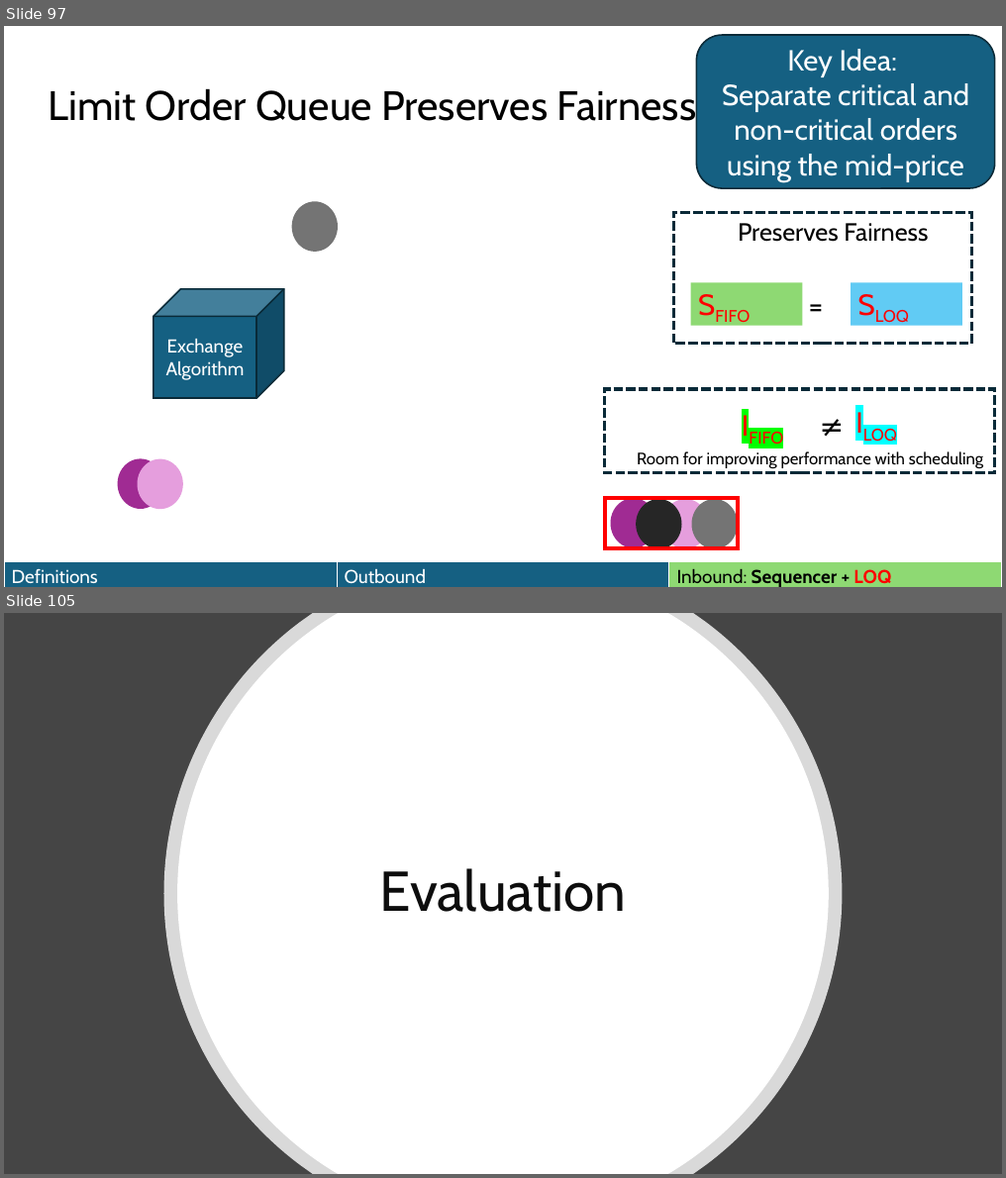
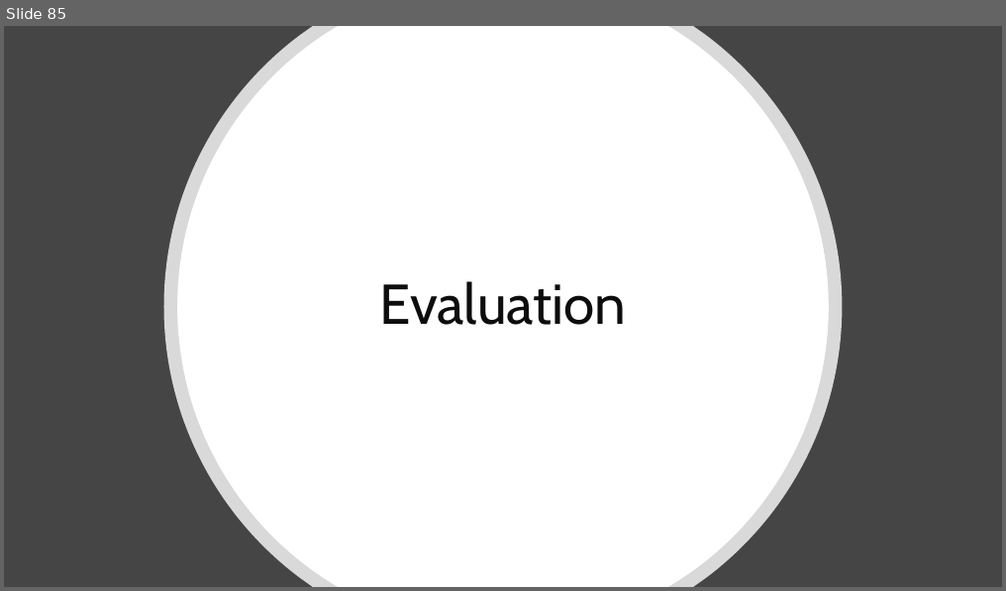
Before and after one commit to HaseebLUMS/Onyx-Presentation, a slide deck: thesis-latency-fairness.pptx. Shown one above the other, each under a label of ours: slides 97 and 105 before the commit, slide 85 after it; the slides between them are not shown. The pictures are 1006x1178 and 1006x591 pixels, drawn with LibreOffice and Linux fonts; fonts in the diff are those of the drawing. Boxes give left, top, right and bottom in pixels: in the first picture for what was removed or moved away, otherwise in the second. Text is boxed around its words. In the diff, an @@ line names an element or a change of style, - is before the commit and + after.

```diff
--- a/thesis-latency-fairness.pptx
+++ b/thesis-latency-fairness.pptx
@@ slide 97 removed at [4,26,1002,587], background #FFFFFF @@
@@ rounded rectangle removed at [696,35,995,188] @@
-Key Idea:
-Separate critical and non-critical orders using the mid-price
@@ title removed at [48,85,696,130] @@
-Limit Order Queue Preserves Fairness
@@ ellipse removed at [291,202,338,252] @@
@@ rectangle removed at [673,213,972,344] @@
@@ text removed at [738,223,928,242] @@
-Preserves Fairness
@@ cube removed at [153,289,284,399] @@
-Exchange Algorithm
@@ rectangle removed at [691,282,803,325] @@
-SFIFO
@@ text removed at [801,283,844,326] @@
-=
@@ rectangle removed at [850,282,962,325] @@
-SLOQ
@@ ellipse removed at [180,323,227,373] @@
@@ rectangle removed at [605,390,995,473] @@
@@ text removed at [734,404,818,447] @@
-IFIFO
@@ text removed at [813,405,855,448] @@
-≠
@@ text removed at [848,401,933,444] @@
-ILOQ
@@ ellipse removed at [118,460,163,509] @@
@@ ellipse removed at [138,460,183,509] @@
@@ text removed at [637,452,984,470] @@
-Room for improving performance with scheduling
@@ rectangle removed at [605,498,738,549] @@
@@ ellipse removed at [611,498,656,549] @@
@@ ellipse removed at [636,499,681,550] @@
@@ ellipse removed at [662,499,709,550] @@
@@ ellipse removed at [692,499,738,550] @@
@@ table removed at [4,563,1001,587], 1 rows, 3 columns @@
-Definitions | Outbound | Inbound: Sequencer + LOQ
@@ what was slide 105 is now slide 85 @@
```
Also in this commit, not shown: 3 slides changed, 17 slides added, 36 other slides removed, 1 other file.
